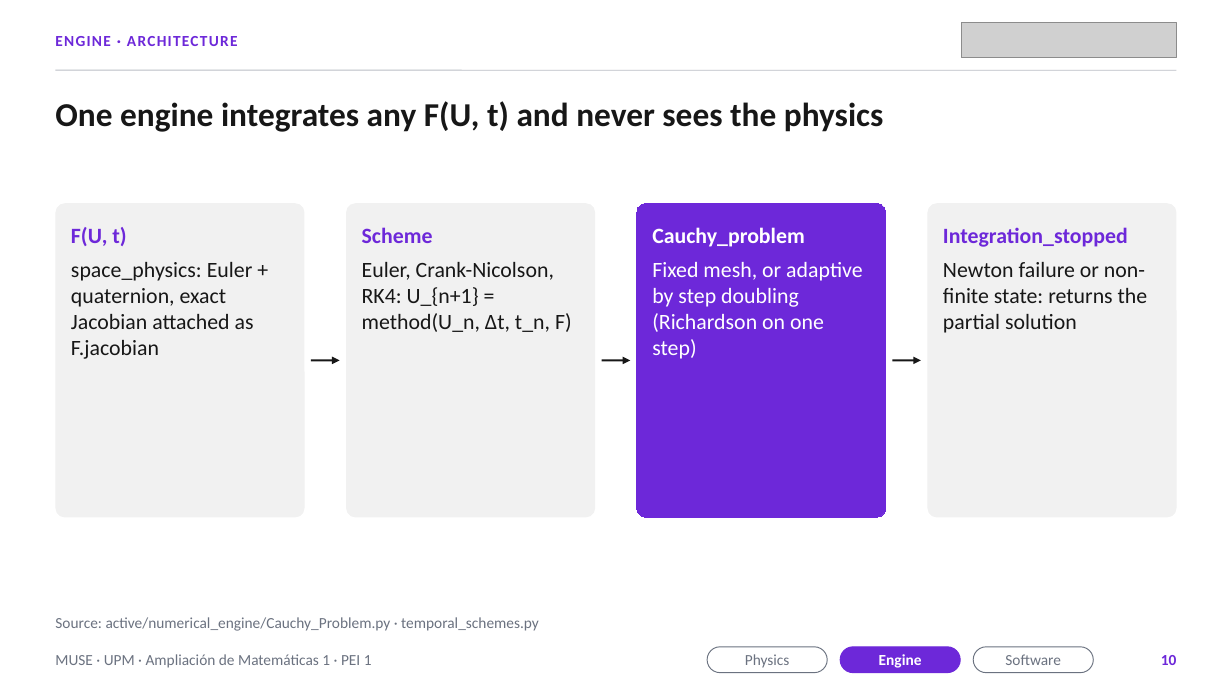
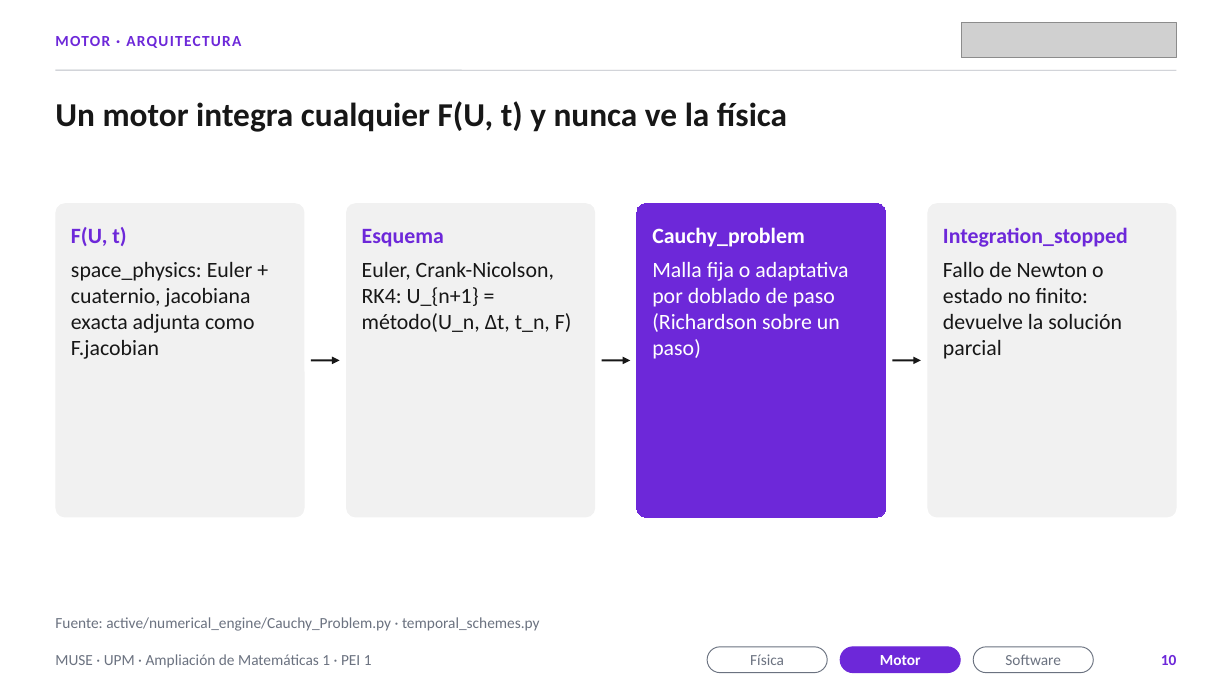
Before and after one commit to MP-19-creator/Grupo3-AmpliacionMatematicas, a slide deck: slide 10 of presentacion/PEI1_final.pptx. Drawn at 1232x693 pixels with LibreOffice and Linux fonts; fonts in the diff are those of the drawing; grey boxes stand for pictures. Boxes give left, top, right and bottom in pixels: in the first picture for what was removed or moved away, otherwise in the second. Text is boxed around its words. In the diff, an @@ line names an element or a change of style, - is before the commit and + after.

```diff
--- a/presentacion/PEI1_final.pptx
+++ b/presentacion/PEI1_final.pptx
@@ text at <box>55,36,241,48</box>: text changed @@
-ENGINE · ARCHITECTURE
+MOTOR · ARQUITECTURA
@@ text at <box>55,101,787,132</box>: text changed @@
-One engine integrates any F(U, t) and never sees the physics
+Un motor integra cualquier F(U, t) y nunca ve la física
@@ text in rounded rectangle at <box>362,229,572,332</box>: text changed @@
-Scheme
-Euler, Crank-Nicolson, RK4: U_{n+1} = method(U_n, Δt, t_n, F)
+Esquema
+Euler, Crank-Nicolson, RK4: U_{n+1} = método(U_n, Δt, t_n, F)
@@ text in rounded rectangle at <box>71,262,255,359</box>: text changed @@
-space_physics: Euler + quaternion, exact Jacobian attached as F.jacobian
+space_physics: Euler + cuaternio, jacobiana exacta adjunta como F.jacobian
@@ text in rounded rectangle at <box>652,262,848,359</box>: text changed @@
-Fixed mesh, or adaptive by step doubling (Richardson on one step)
+Malla fija o adaptativa por doblado de paso (Richardson sobre un paso)
@@ text in rounded rectangle at <box>943,262,1122,359</box>: text changed @@
-Newton failure or non-finite state: returns the partial solution
+Fallo de Newton o estado no finito: devuelve la solución parcial
@@ text at <box>55,617,540,631</box>: text changed @@
-Source: active/numerical_engine/Cauchy_Problem.py · temporal_schemes.py
+Fuente: active/numerical_engine/Cauchy_Problem.py · temporal_schemes.py
@@ text in rounded rectangle at <box>750,654,784,665</box>: text changed @@
-Physics
+Física
@@ text in rounded rectangle at <box>880,655,921,665</box>: text changed @@
-Engine
+Motor
```
Also in this commit, not shown: 30 other slides changed, 10 other files.
